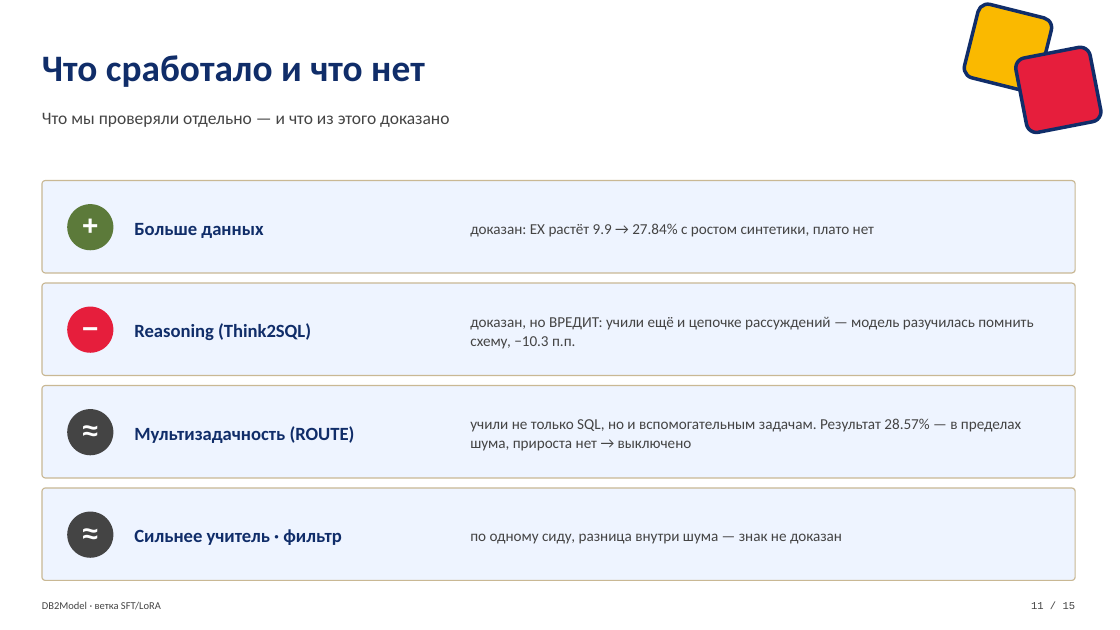
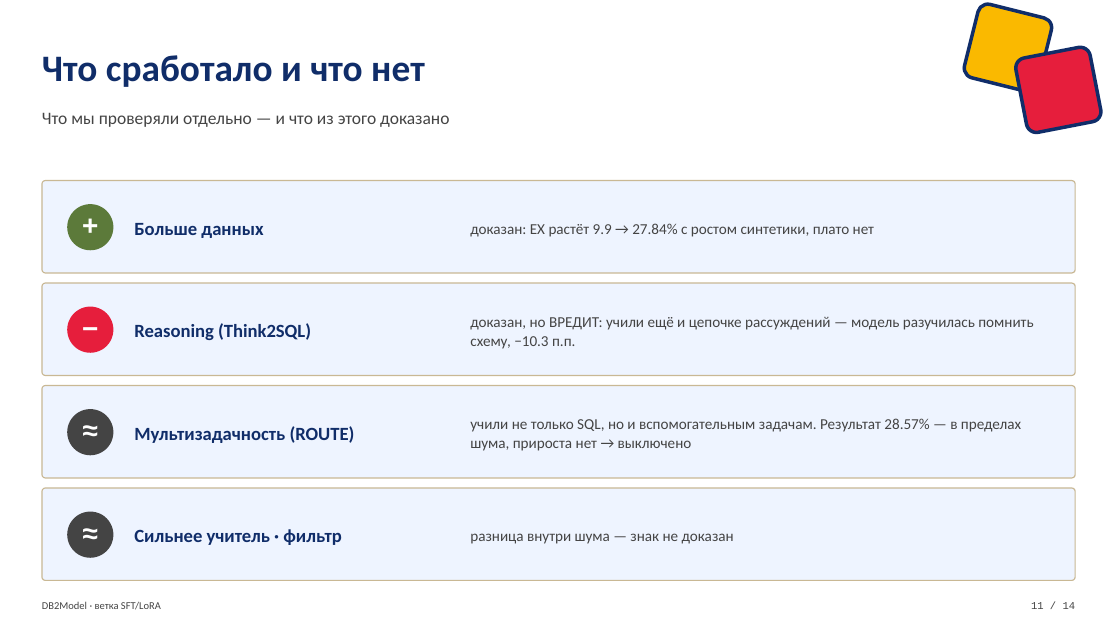
Before and after one commit to VladimirPozdeev06/db2model_lora, a slide deck: slide 11 of db2model/DB2Model_SFT_LoRA_defense.pptx. Drawn at 1120x630 pixels with LibreOffice and Linux fonts; fonts in the diff are those of the drawing. Boxes give left, top, right and bottom in pixels: in the first picture for what was removed or moved away, otherwise in the second. Text is boxed around its words. In the diff, an @@ line names an element or a change of style, - is before the commit and + after.

```diff
--- a/db2model/DB2Model_SFT_LoRA_defense.pptx
+++ b/db2model/DB2Model_SFT_LoRA_defense.pptx
@@ text at bbox=[470, 533, 734, 544]: text changed @@
-по одному сиду, разница внутри шума — знак не доказан
+разница внутри шума — знак не доказан
@@ text at bbox=[1031, 602, 1076, 609]: text changed @@
-11 / 15
+11 / 14
```
Also in this commit, not shown: 12 other slides changed, 1 slide removed.
